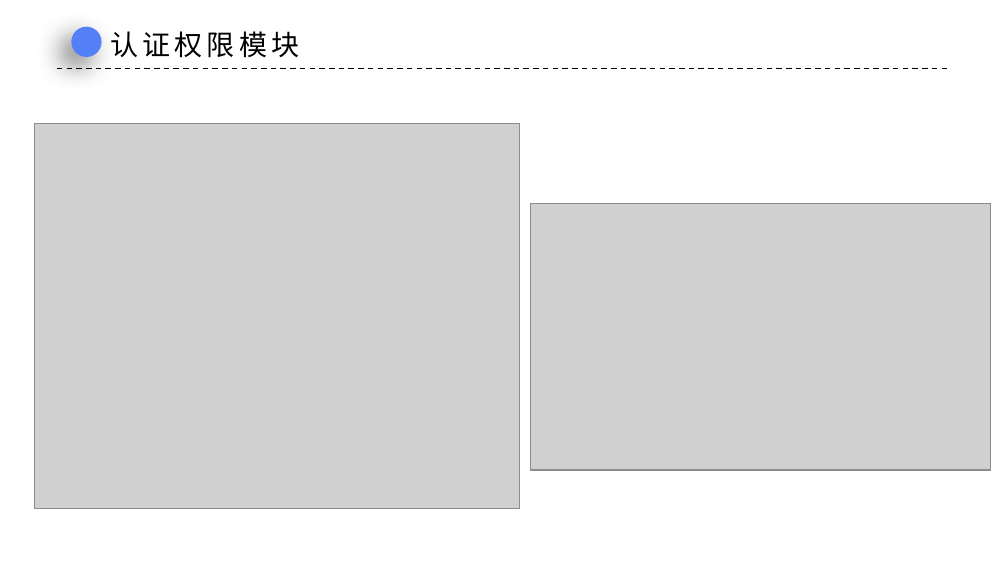
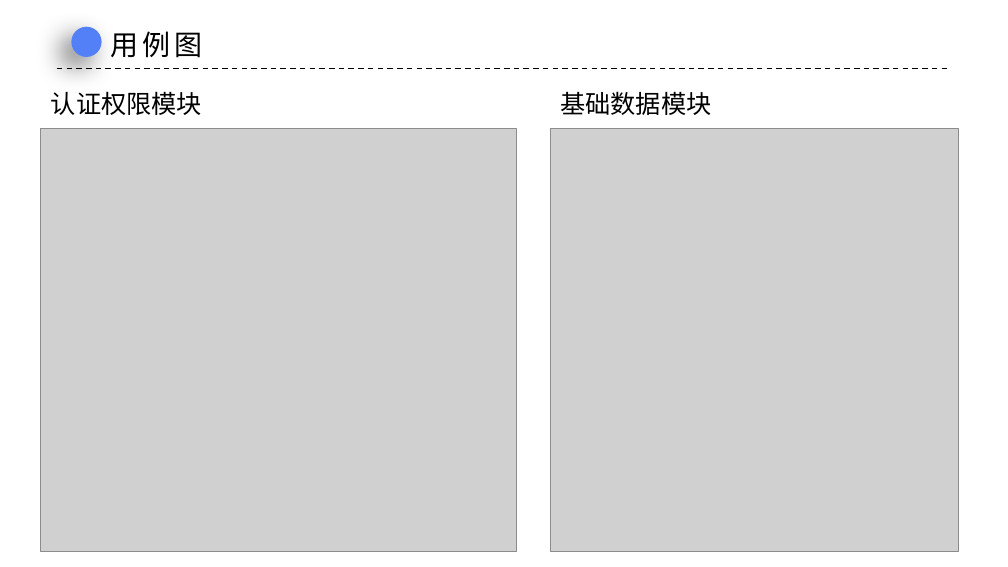
Before and after one commit to rufeng-h/healthman, a slide deck: slide 7 of docs/中期答辩.pptx (slide 4 before the commit). Drawn at 1008x567 pixels with LibreOffice and Linux fonts; fonts in the diff are those of the drawing; grey boxes stand for pictures; background and template pictures are left out. Boxes give left, top, right and bottom in pixels: in the first picture for what was removed or moved away, otherwise in the second. Text is boxed around its words. In the diff, an @@ line names an element or a change of style, - is before the commit and + after.

```diff
--- a/docs/中期答辩.pptx
+++ b/docs/中期答辩.pptx
@@ text added at bbox=[110, 31, 202, 58], 20 pt, text #000000 @@
+用例图
@@ text "认证权限模块": place and size @@
-text "认证权限模块" at bbox=[110, 31, 299, 58]
+text "认证权限模块" at bbox=[51, 91, 202, 115]
@@ text "认证权限模块" at bbox=[51, 91, 202, 115]: size 20 to 18 pt, font Noto Sans CJK SC to Calibri, letter spacing 3 to 0 pt @@
@@ text added at bbox=[560, 91, 711, 115], 18 pt, text #000000 @@
+基础数据模块
@@ picture: place and size @@
-picture at bbox=[34, 123, 520, 508]
+picture at bbox=[41, 129, 517, 552]
@@ picture: place and size @@
-picture at bbox=[530, 204, 991, 471]
+picture at bbox=[550, 129, 959, 552]
```
Also in this commit, not shown: 2 other slides changed, 8 slides added, 3 slides removed, 15 other files.
